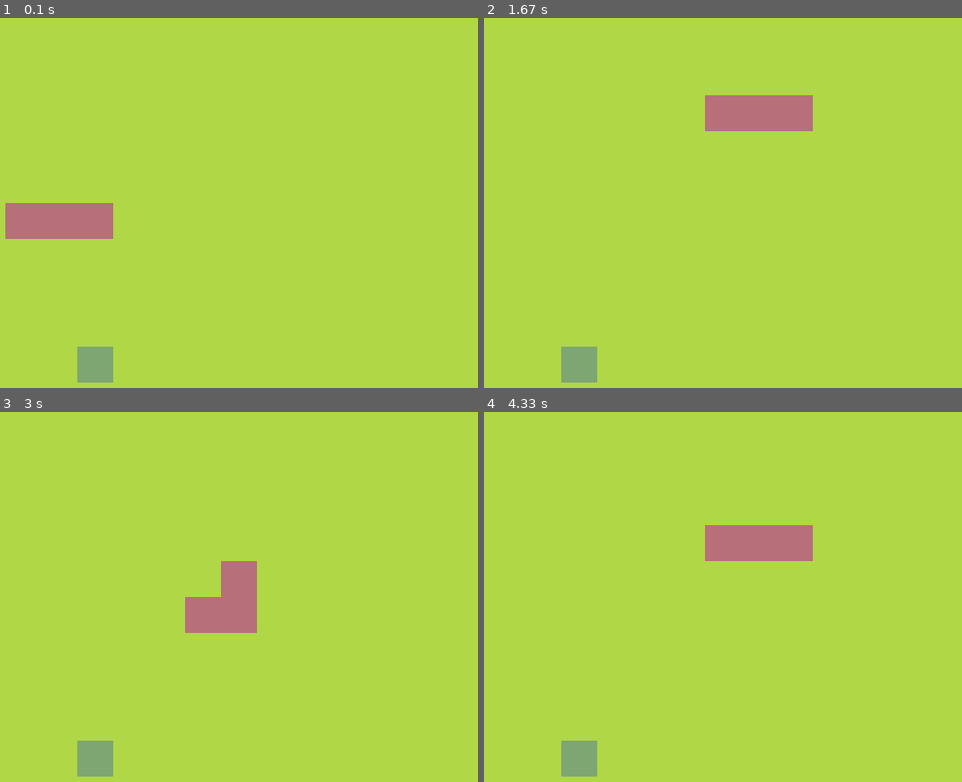
Above: before the commit, frames 1-4 (two rows, left to right).
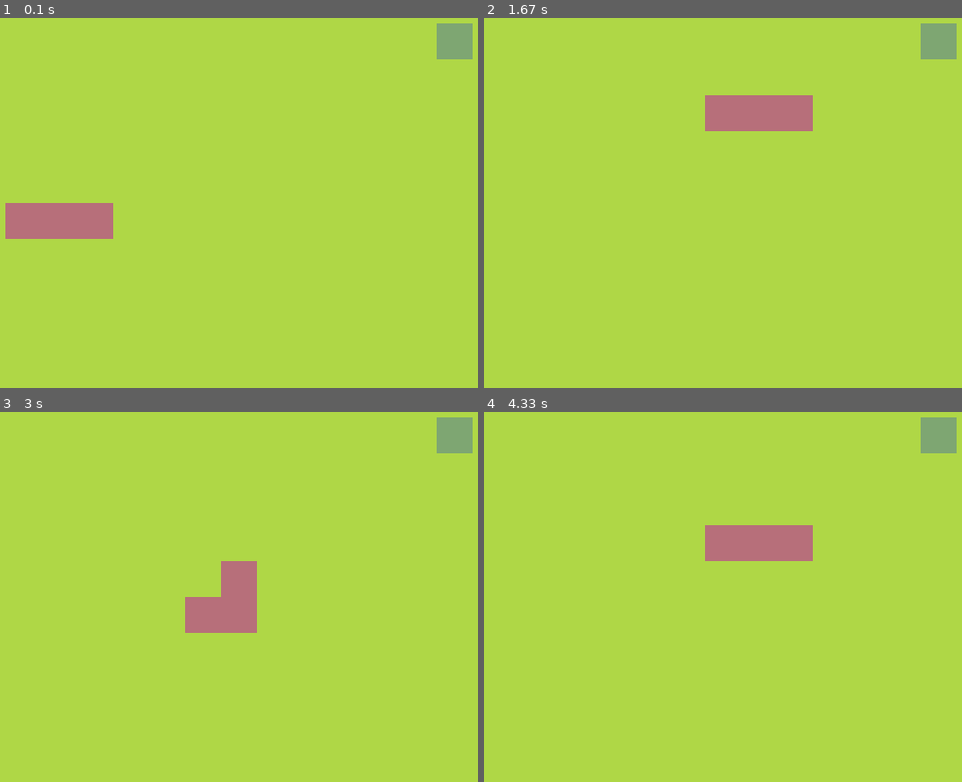
Above: after the commit, the same moments.

Repository: Lorelomb/2020326_PyGame
Game: pygame game, started from main.py
The game is run twice, just before and just after one commit, with the same random seed, the same clock (stepped at 60 frames per second) and the same inputs.
Inputs:
- Up to frame 1 (0.1 s): no input
- Up to frame 2 (1.67 s): hold Right 0.33-0.8 s; hold Up 0.83-1.3 s; hold Right from 1.33 s (still down)
- Up to frame 3 (3 s): release Right at 1.8 s; hold Left 1.83-2.37 s; hold Down 2.4-2.7 s; hold Left from 2.73 s (still down)
- Up to frame 4 (4.33 s): release Left at 3.13 s; hold Up 3.17-3.53 s; hold Right 3.57-4.2 s; hold Down from 4.23 s (still down)

The runs differ from the first frame. In frame 1, 1.5% of the frame differs, in the area x 16-99%, y 1-99%; in frame 2, 1.5%; in frame 3, 1.5%; in frame 4, 1.5%.

Commit message:
Player movement + snake eating length increase mechanic

Diff:
--- a/main.py
+++ b/main.py
@@ -8,6 +8,7 @@
     def __init__(self):
         self.body = [Vector2(5, 10), Vector2(6, 10), Vector2(7, 10)]
         self.direction = Vector2(1, 0)
+        self.new_block = False
 
     # Create a rect and then draw the dragon's body
     def draw_dragon(self):
@@ -18,20 +19,53 @@
             pygame.draw.rect(screen, (183, 111, 122), block_rect)
 
     def move_dragon(self):
-        body_copy = self.body[:-1]
-        body_copy.insert(0, body_copy[0] + self.direction)
-        self.body = body_copy[:]
+        if self.new_block == True:
+            body_copy = self.body[:]
+            body_copy.insert(0, body_copy[0] + self.direction)
+            self.body = body_copy[:]
+            self.new_block = False
+        else:
+            body_copy = self.body[:-1]
+            body_copy.insert(0, body_copy[0] + self.direction)
+            self.body = body_copy[:]
+
+    def add_block(self):
+        self.new_block = True
+
 
 
 class MEAT:
     def __init__(self):
+        self.randomize()
+
+    def draw_meat(self):
+        meat_rect = pygame.Rect(int(self.pos.x * cell_size), int(self.pos.y * cell_size), cell_size, cell_size)
+        pygame.draw.rect(screen, (126, 166, 114), meat_rect)
+
+    def randomize(self):
         self.x = random.randint(0, cell_number - 1)
         self.y = random.randint(0, cell_number - 1)
         self.pos = pygame.math.Vector2(self.x, self.y)
 
-    def draw_meat(self):
-        meat_rect = pygame.Rect(int(self.pos.x * cell_size), int(self.pos.y * cell_size), cell_size, cell_size)
-        pygame.draw.rect(screen, (126, 166, 114), meat_rect)
+
+class MAIN:
+    def __init__(self):
+        self.dragon = DRAGON()
+        self.meat = MEAT()
+
+    def update(self):
+        self.dragon.move_dragon()
+        self.check_collision()
+
+    def draw_elements(self):
+        self.meat.draw_meat()
+        self.dragon.draw_dragon()
+
+    def check_collision(self):
+        if self.meat.pos == self.dragon.body[0]:
+            self.meat.randomize()
+            self.dragon.add_block()
+            print("MUNCH")
 
 
 pygame.init()
@@ -40,8 +74,7 @@
 screen = pygame.display.set_mode((cell_number * cell_size, cell_number * cell_size))
 clock = pygame.time.Clock()
 
-meat = MEAT()
-dragon = DRAGON()
+main_game = MAIN()
 
 SCREEN_UPDATE = pygame.USEREVENT
 pygame.time.set_timer(SCREEN_UPDATE, 150)
@@ -54,19 +87,18 @@
             pygame.quit()
             sys.exit()
         if event.type == SCREEN_UPDATE:
-            dragon.move_dragon()
+            main_game.update()
         if event.type == pygame.KEYDOWN:
             if event.key == pygame.K_UP:
-                dragon.direction = Vector2(0, -1)
+                main_game.dragon.direction = Vector2(0, -1)
             if event.key == pygame.K_RIGHT:
-                dragon.direction = Vector2(1, -0)
+                main_game.dragon.direction = Vector2(1, -0)
             if event.key == pygame.K_LEFT:
-                dragon.direction = Vector2(-1, 0)
+                main_game.dragon.direction = Vector2(-1, 0)
             if event.key == pygame.K_DOWN:
-                dragon.direction = Vector2(0, 1)
+                main_game.dragon.direction = Vector2(0, 1)
 
     screen.fill((175, 215, 70))
-    meat.draw_meat()
-    dragon.draw_dragon()
+    main_game.draw_elements()
     pygame.display.update()
     clock.tick(60)
